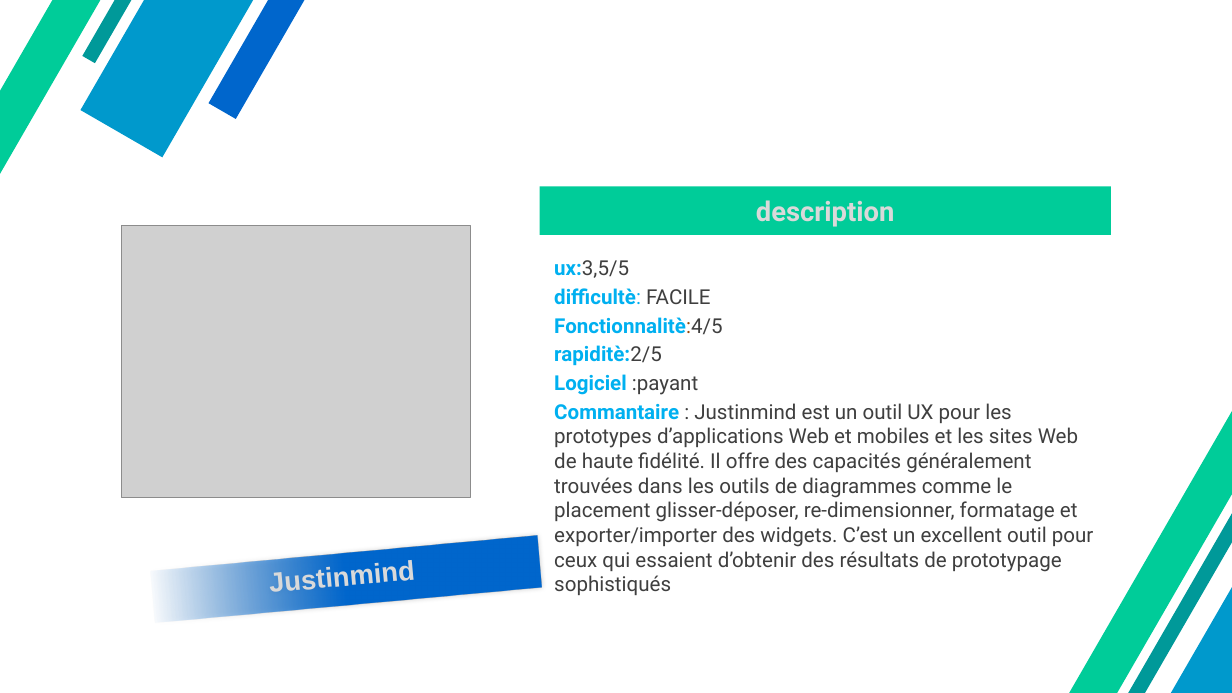
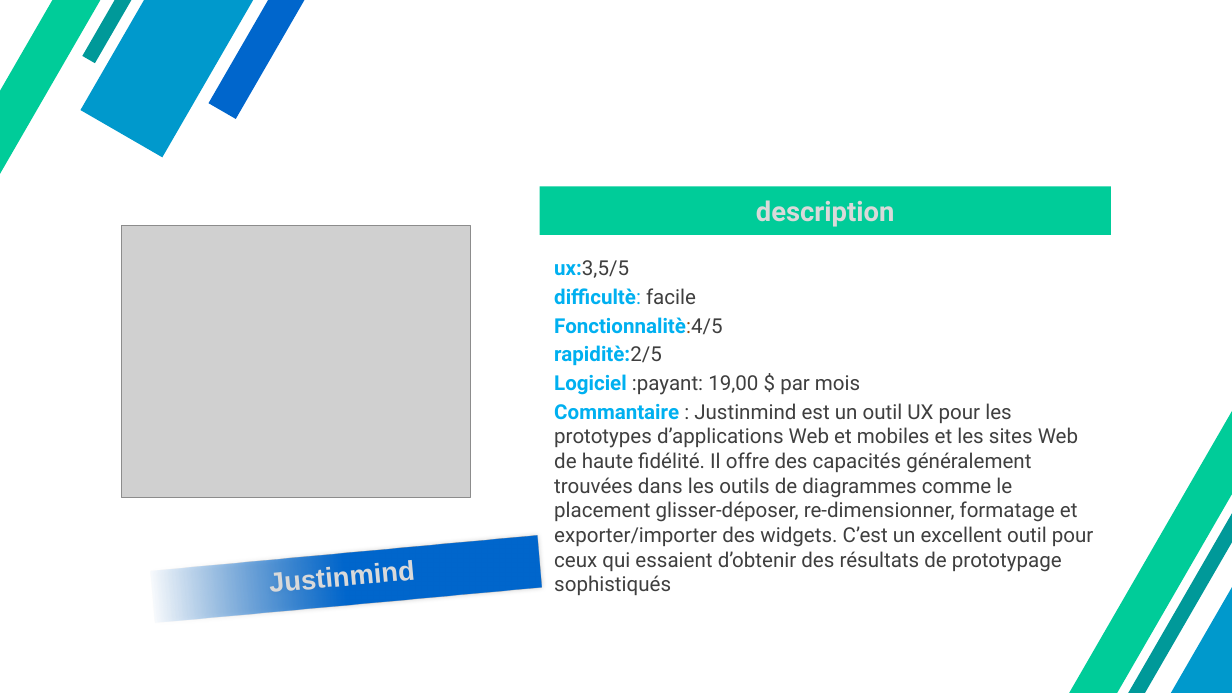
Before and after one commit to ABelcaid/wireframing, a slide deck: slide 13 of le travail de groupe/PROJETRESTO.pptx. Drawn at 1232x693 pixels with LibreOffice and Linux fonts; fonts in the diff are those of the drawing; grey boxes stand for pictures; background and template pictures are left out. Boxes give left, top, right and bottom in pixels: in the first picture for what was removed or moved away, otherwise in the second. Text is boxed around its words. In the diff, an @@ line names an element or a change of style, - is before the commit and + after.

```diff
--- a/le travail de groupe/PROJETRESTO.pptx
+++ b/le travail de groupe/PROJETRESTO.pptx
@@ text at [554, 288, 696, 305]: text changed @@
-difficultè: FACILE
+difficultè: facile
@@ text at [554, 374, 860, 395]: text changed; text colour #00B0F0 to #3F3F3F; bold off @@
-Logiciel :payant
+Logiciel :payant: 19,00 $ par mois
```
Also in this commit, not shown: 3 other slides changed, 4 other files.
